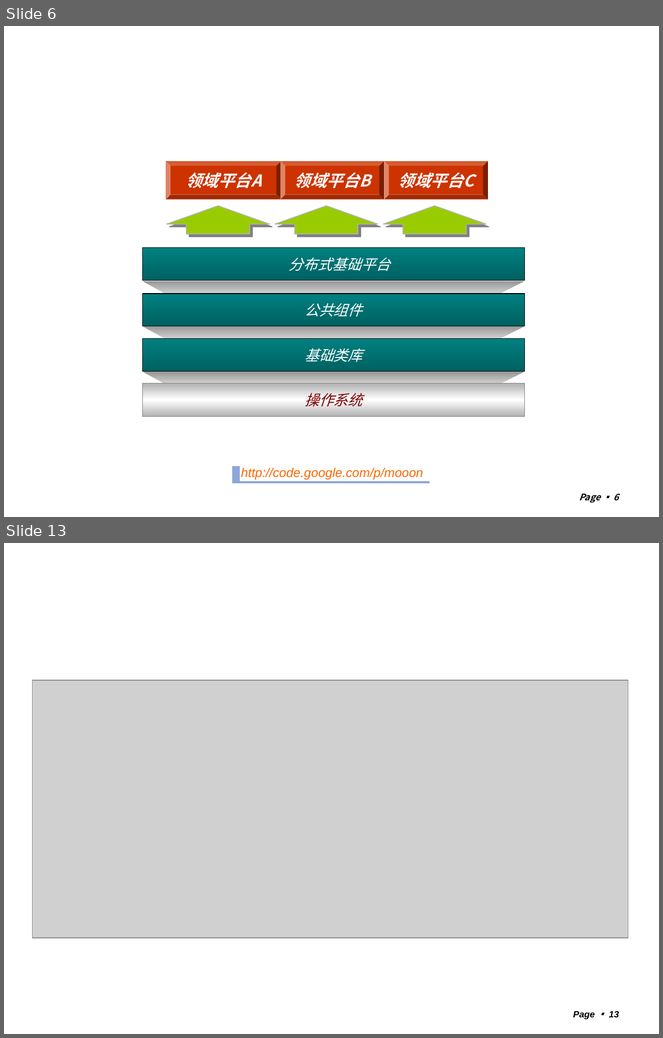
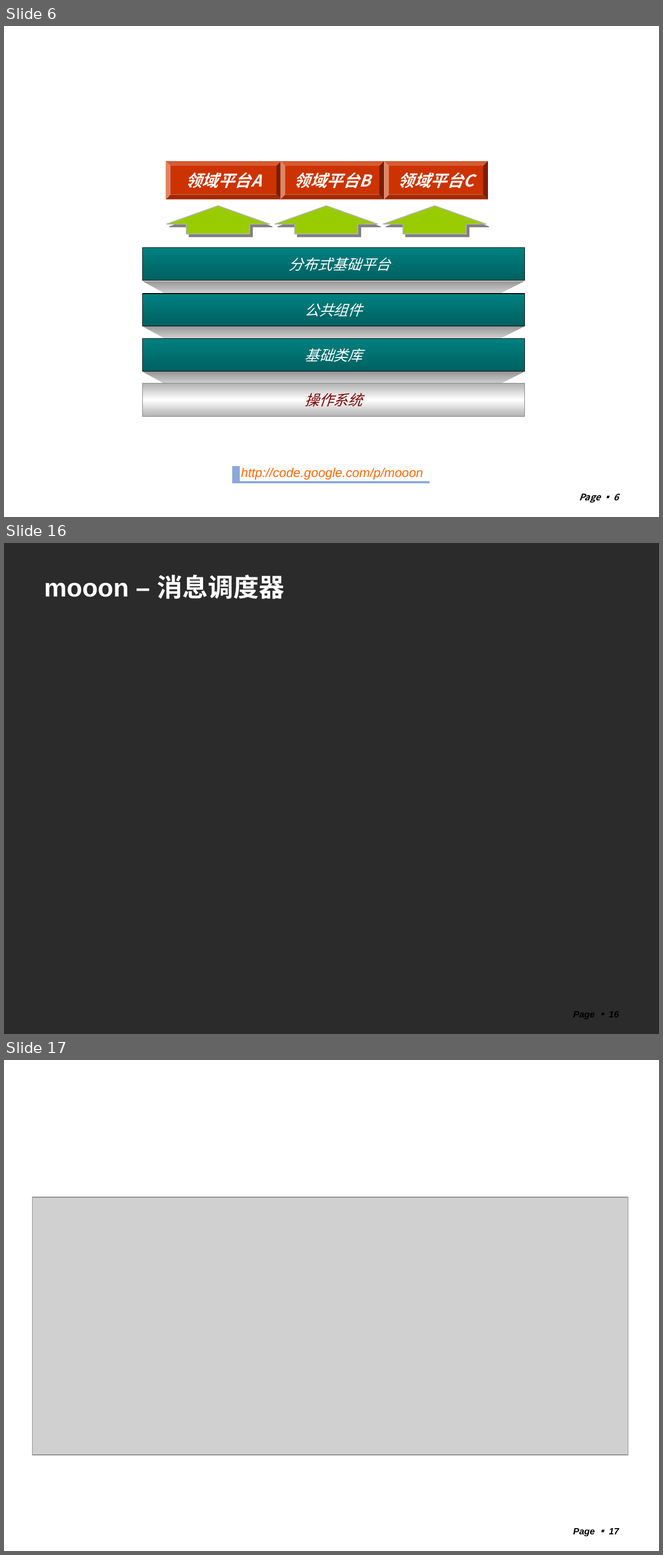
Before and after one commit to machicao2013/mooon, a slide deck: distributed_platform/docs/mooon.ppt. Shown one above the other, each under a label of ours: slides 6 and 13 before the commit, slides 6, 16 and 17 after it; the slides between them are not shown. The pictures are 663x1038 and 663x1555 pixels, drawn with LibreOffice and Linux fonts; fonts in the diff are those of the drawing; grey boxes stand for pictures; background and template pictures are left out; a plain dark background stands for a picture behind light text. Boxes give left, top, right and bottom in pixels: in the first picture for what was removed or moved away, otherwise in the second. Text is boxed around its words. In the diff, an @@ line names an element or a change of style, - is before the commit and + after.

```diff
--- a/distributed_platform/docs/mooon.ppt
+++ b/distributed_platform/docs/mooon.ppt
@@ slide 16 added at <box>4,543,659,1034</box>, background picture (left out) @@
@@ title added at <box>44,575,285,599</box>, 28 pt, text #FFFFFF, bold @@
+mooon – 消息调度器
@@ page number added at <box>573,1012,619,1019</box>, 10 pt, text #000000, bold, italic @@
+Page ▪ 16
@@ what was slide 13 is now slide 17 @@
@@ page number at <box>573,1529,619,1537</box>: text changed @@
-Page ▪ 13
+Page ▪ 17
```
Also in this commit, not shown: 6 slides changed, 4 other slides added.
